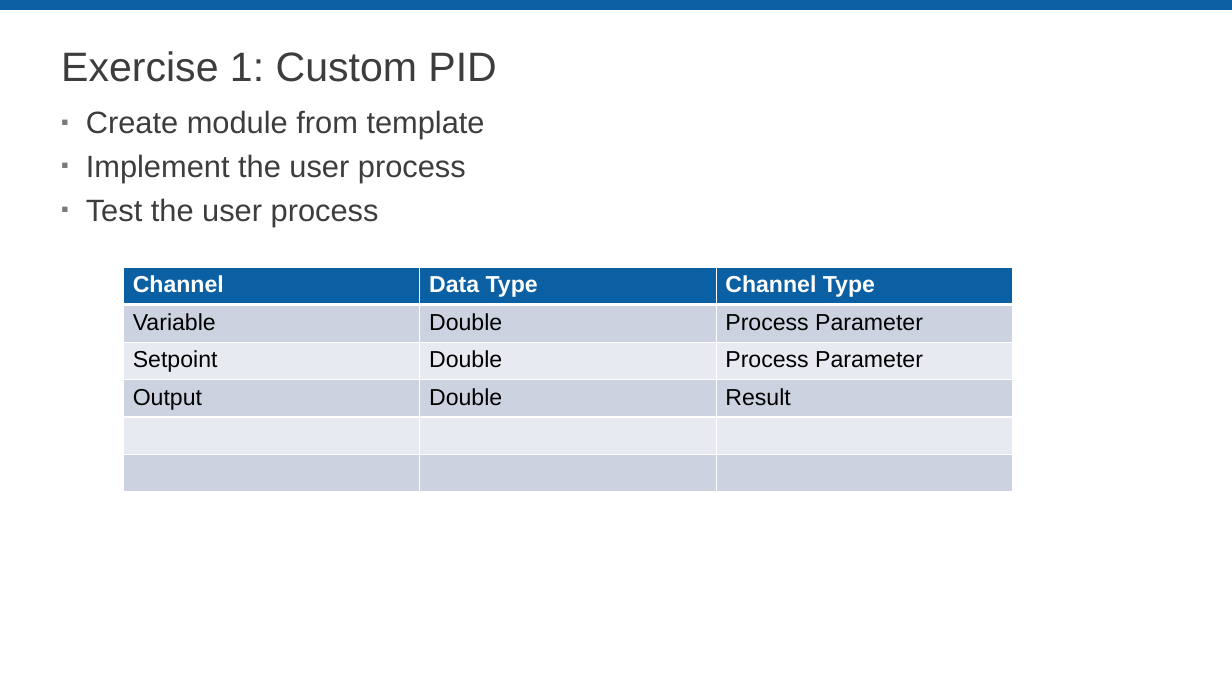
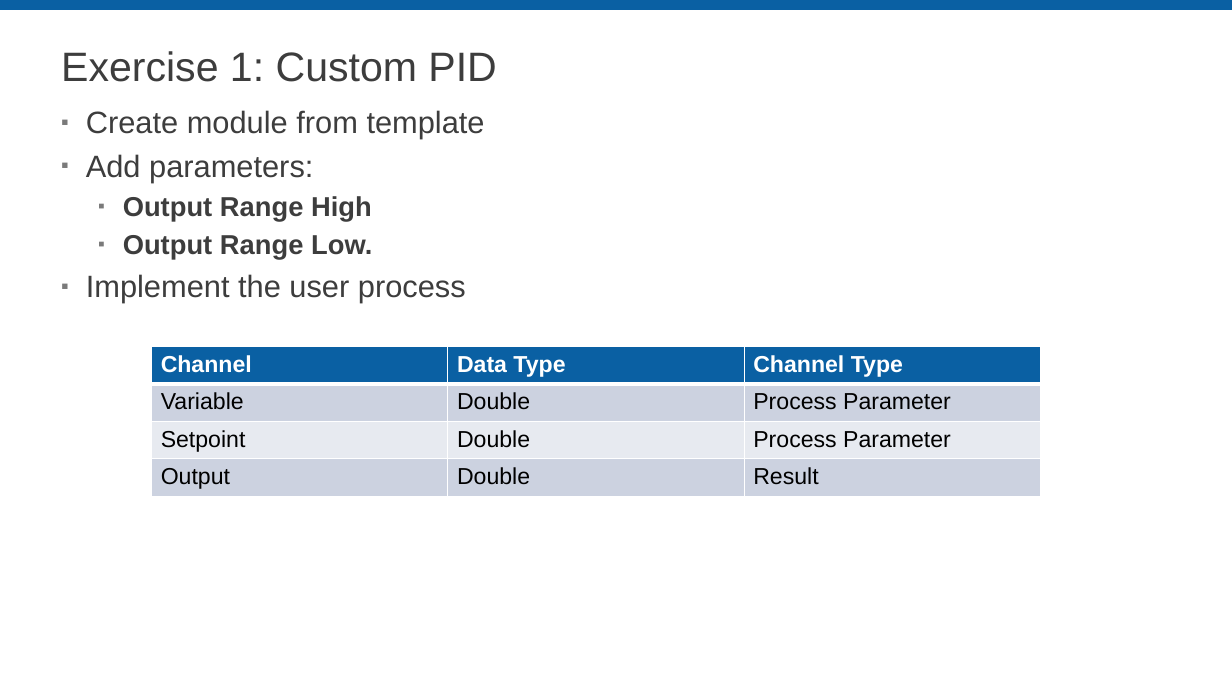
Before and after one commit to LabVIEW-DCAF/Documentation, a slide deck: slide 17 of Trunk/Getting Started Material/DCAF Training/6 Static Modules.pptx (slide 13 before the commit). Drawn at 1232x693 pixels with LibreOffice and Linux fonts; fonts in the diff are those of the drawing; background and template pictures are left out. Boxes give left, top, right and bottom in pixels: in the first picture for what was removed or moved away, otherwise in the second. Text is boxed around its words. In the diff, an @@ line names an element or a change of style, - is before the commit and + after.

```diff
--- a/Trunk/Getting Started Material/DCAF Training/6 Static Modules.pptx
+++ b/Trunk/Getting Started Material/DCAF Training/6 Static Modules.pptx
@@ text at [86, 154, 372, 259]: paragraphs added @@
+▪ Add parameters:
+  ▪ Output Range High
+  ▪ Output Range Low.
@@ text at [86, 198, 379, 227]: paragraph removed @@
-▪ Test the user process
@@ table at [152, 347, 1042, 531] @@
-row 5:  |  | 
-row 6:  |  | 
@@ table: place and size @@
-table at [124, 267, 1014, 544]
+table at [152, 347, 1042, 531]
```
Also in this commit, not shown: 9 other slides changed, 34 slides added, 12 slides removed.
